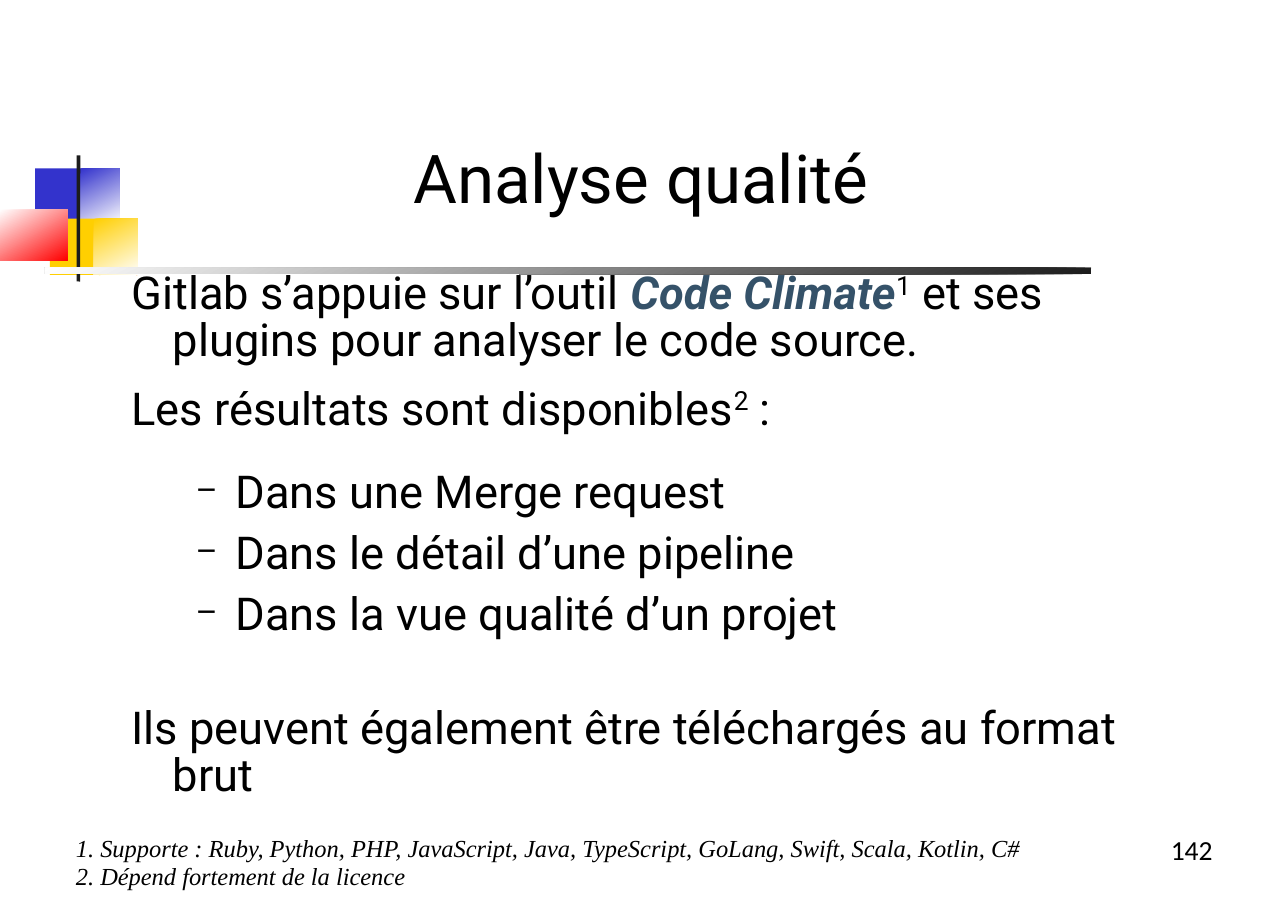
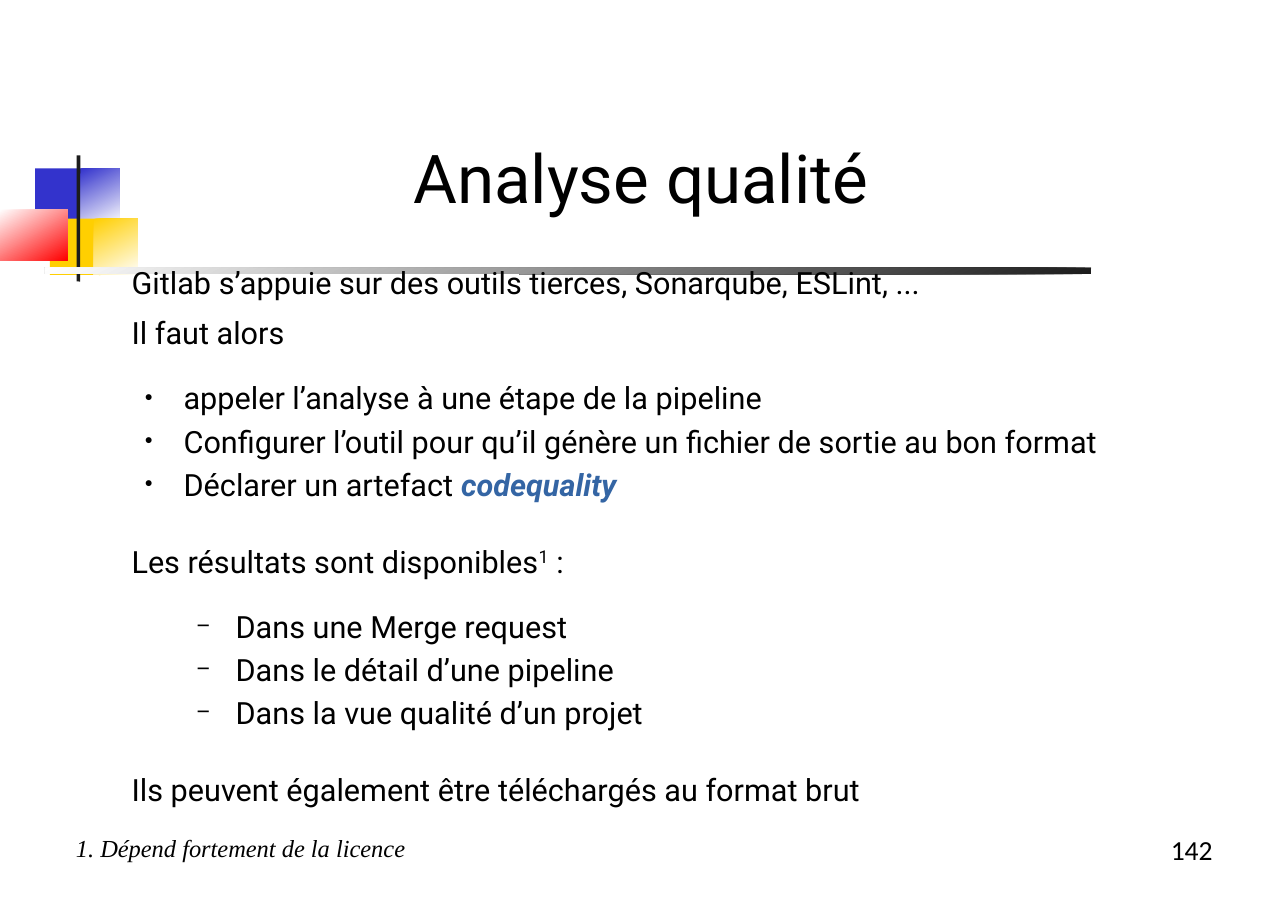
Before and after one commit to dthibau/gitlab, a slide deck: slide 142 of Gitlab.odp. Drawn at 1288x911 pixels with LibreOffice and Linux fonts; fonts in the diff are those of the drawing. Boxes give left, top, right and bottom in pixels: in the first picture for what was removed or moved away, otherwise in the second. Text is boxed around its words. In the diff, an @@ line names an element or a change of style, - is before the commit and + after.

```diff
--- a/Gitlab.odp
+++ b/Gitlab.odp
@@ text at (132, 267, 1097, 574): text changed; size 29.6 to 20 pt @@
-Gitlab s’appuie sur l’outil Code Climate1 et ses plugins pour analyser le code source.
-Les résultats sont disponibles2 :
+Gitlab s’appuie sur des outils tierces, Sonarqube, ESLint, ...
+Il faut alors
+● appeler l’analyse à une étape de la pipeline
+● Configurer l’outil pour qu’il génère un fichier de sortie au bon format
+● Déclarer un artefact codequality
+Les résultats sont disponibles1 :
@@ text at (132, 616, 860, 808): size 29.6 to 20 pt in "Dans une Merge request", "Dans le détail d’une pipeline", "Dans la vue qualité d’un projet", "Ils peuvent également être téléchargés au format ..."; line spacing 0.8 to 0.7; line spacing 0.86 to 0.76 @@
@@ text at (76, 839, 405, 862): text changed @@
-1. Supporte : Ruby, Python, PHP, JavaScript, Java, TypeScript, GoLang, Swift, Scala, Kotlin, C#
-2. Dépend fortement de la licence
+1. Dépend fortement de la licence
```
Also in this commit, not shown: 22 other slides changed, 2 slides added, 65 slides removed, 1 other file.
